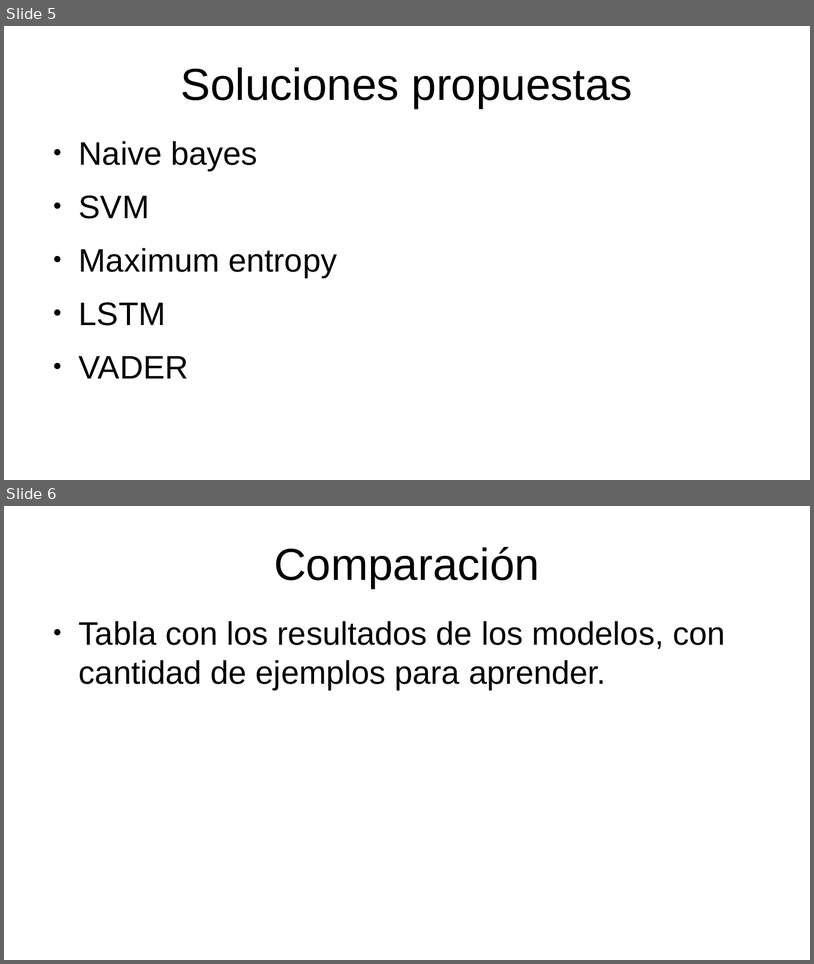
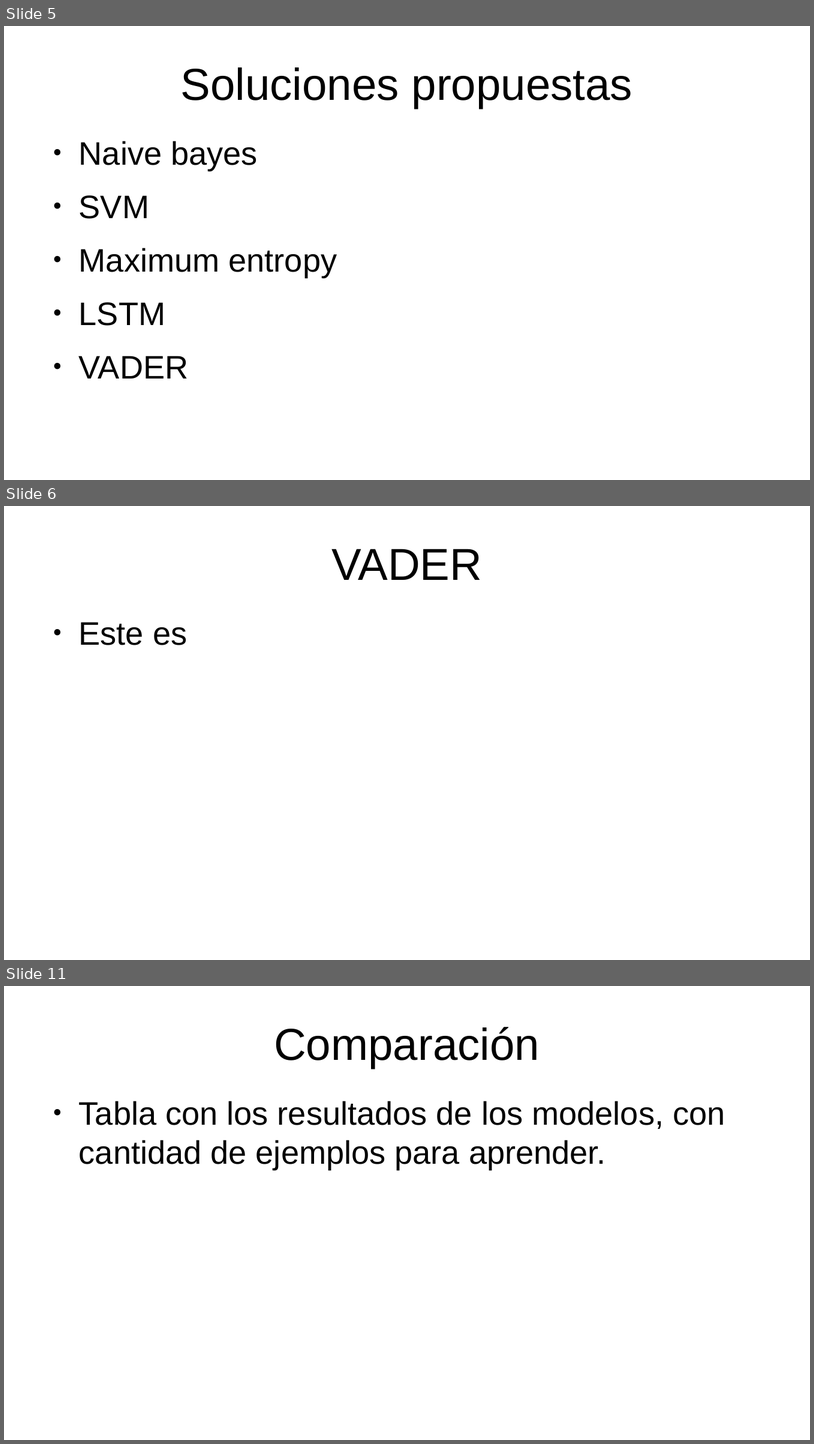
Before and after one commit to Mario0Neta/NLP-sesion, a slide deck: 20092024_PLN.odp. Shown one above the other, each under a label of ours: slides 5 and 6 before the commit, slides 5, 6 and 11 after it; the slides between them are not shown. The pictures are 814x964 and 814x1444 pixels, drawn with LibreOffice and Linux fonts; fonts in the diff are those of the drawing. Boxes give left, top, right and bottom in pixels: in the first picture for what was removed or moved away, otherwise in the second. Text is boxed around its words. In the diff, an @@ line names an element or a change of style, - is before the commit and + after.

Commit message:
feat: progress to odp

```diff
--- a/20092024_PLN.odp
+++ b/20092024_PLN.odp
@@ slide 6 added at bbox=[4, 506, 810, 960], background #FFFFFF @@
@@ title added at bbox=[332, 549, 482, 580], 44 pt, text #000000 @@
+VADER
@@ text added at bbox=[79, 622, 187, 645], 32 pt, text #000000 @@
+● Este es
@@ what was slide 6 is now slide 11 @@
```
Also in this commit, not shown: 2 slides changed, 4 other slides added.
